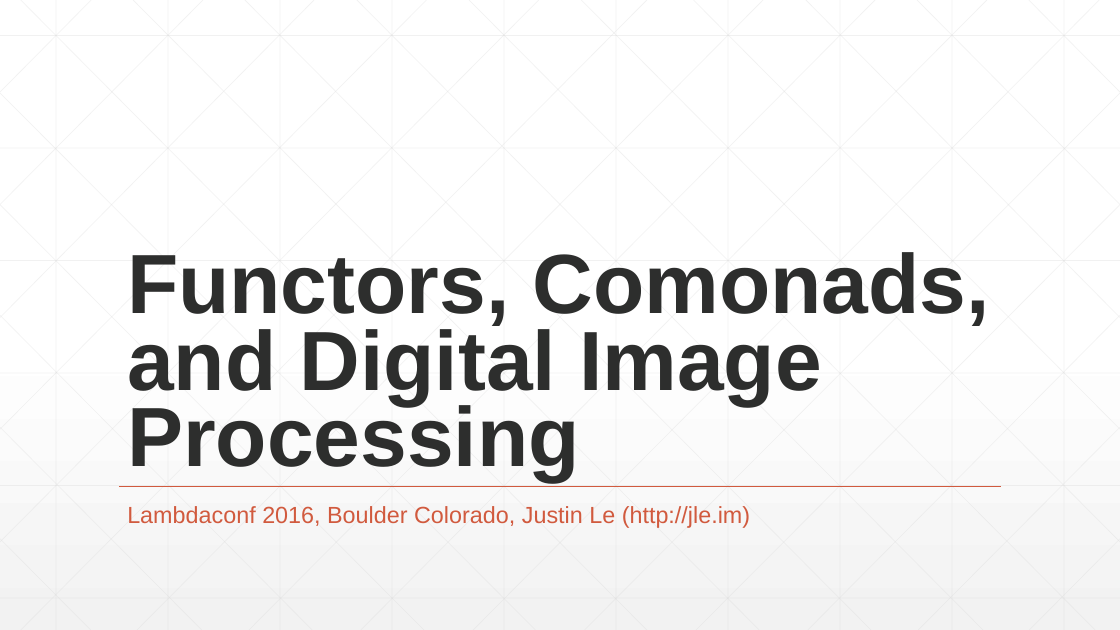
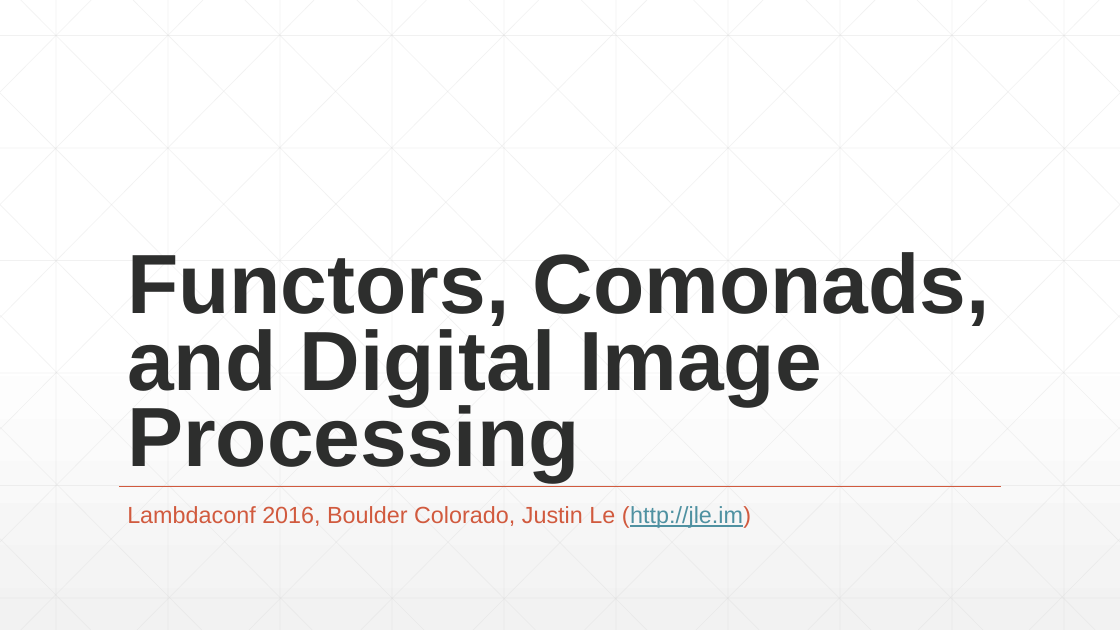
Before and after one commit to lambdaconf/lambdaconf-2016-usa, a slide deck: slide 1 of Functors, Comonads, and Digital Image Processing/FCDIP-LambdaConf16.pptx. Drawn at 1120x630 pixels with LibreOffice and Linux fonts; fonts in the diff are those of the drawing. Boxes give left, top, right and bottom in pixels: in the first picture for what was removed or moved away, otherwise in the second. Text is boxed around its words. In the diff, an @@ line names an element or a change of style, - is before the commit and + after.

```diff
--- a/Functors, Comonads, and Digital Image Processing/FCDIP-LambdaConf16.pptx
+++ b/Functors, Comonads, and Digital Image Processing/FCDIP-LambdaConf16.pptx
@@ subtitle "Lambdaconf 2016, Boulder Colorado, Justin ..." at (x1=127, y1=506, x2=751, y2=528): text colour #D15A3E to #4F91A1, underline on in "(http://jle.im)" @@
```
Also in this commit, not shown: 8 other slides changed, 1 slide added.
